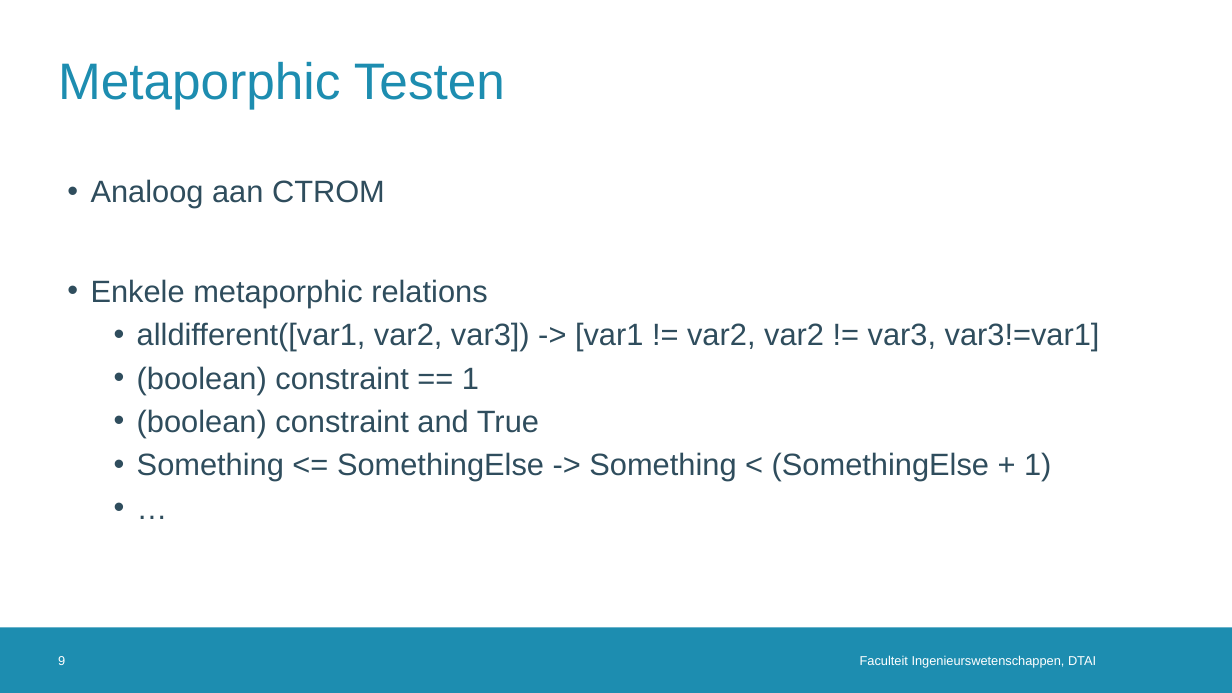
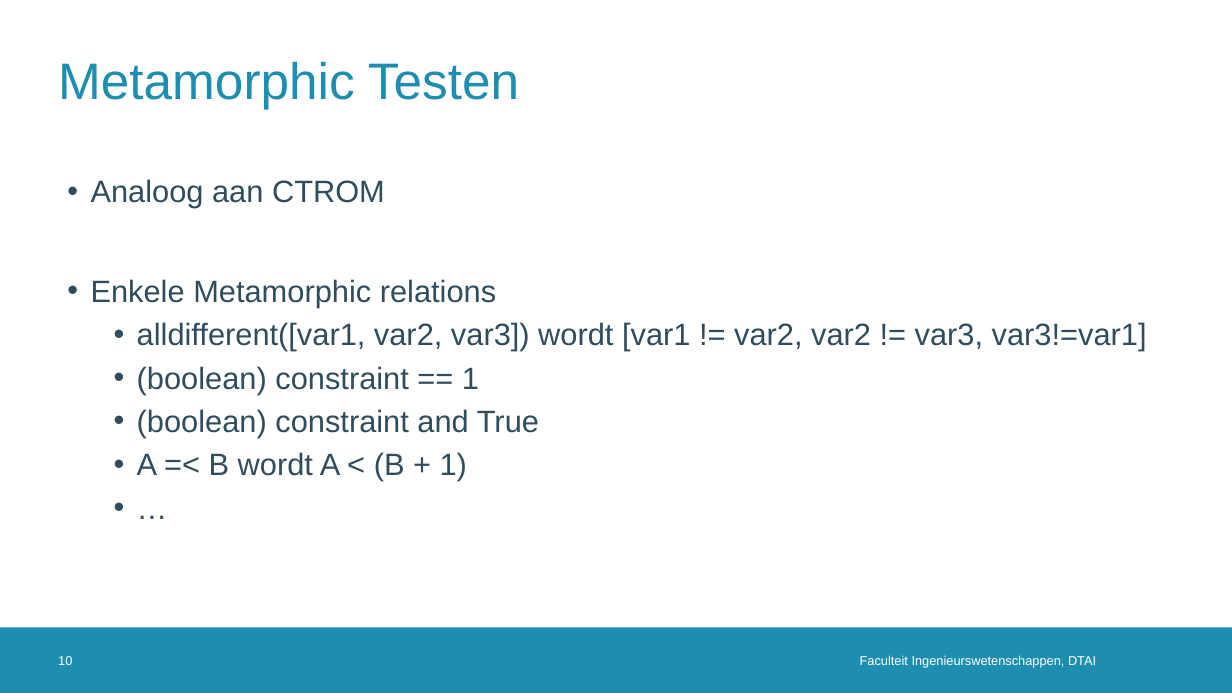
Before and after one commit to rubenkindt/Masterproef-paper-RubenKindt, a slide deck: slide 10 of Milestones/M3 december presentation/M3.pptx (slide 9 before the commit). Drawn at 1232x693 pixels with LibreOffice and Linux fonts; fonts in the diff are those of the drawing; background and template pictures are left out. Boxes give left, top, right and bottom in pixels: in the first picture for what was removed or moved away, otherwise in the second. Text is boxed around its words. In the diff, an @@ line names an element or a change of style, - is before the commit and + after.

```diff
--- a/Milestones/M3 december presentation/M3.pptx
+++ b/Milestones/M3 december presentation/M3.pptx
@@ title at box(58, 61, 519, 109): text changed @@
-Metaporphic Testen
+Metamorphic Testen
@@ text at box(91, 279, 1147, 351): text changed @@
-• Enkele metaporphic relations
-  • alldifferent([var1, var2, var3]) -> [var1 != var2, var2 != var3, var3!=var1]
+• Enkele Metamorphic relations
+  • alldifferent([var1, var2, var3]) wordt [var1 != var2, var2 != var3, var3!=var1]
@@ text at box(137, 452, 467, 481): text changed @@
-  • Something <= SomethingElse -> Something < (SomethingElse + 1)
+  • A =< B wordt A < (B + 1)
@@ page number at box(58, 656, 72, 665): text changed @@
-9
+10
```
Also in this commit, not shown: 9 other slides changed, 5 slides added, 16 other files.
